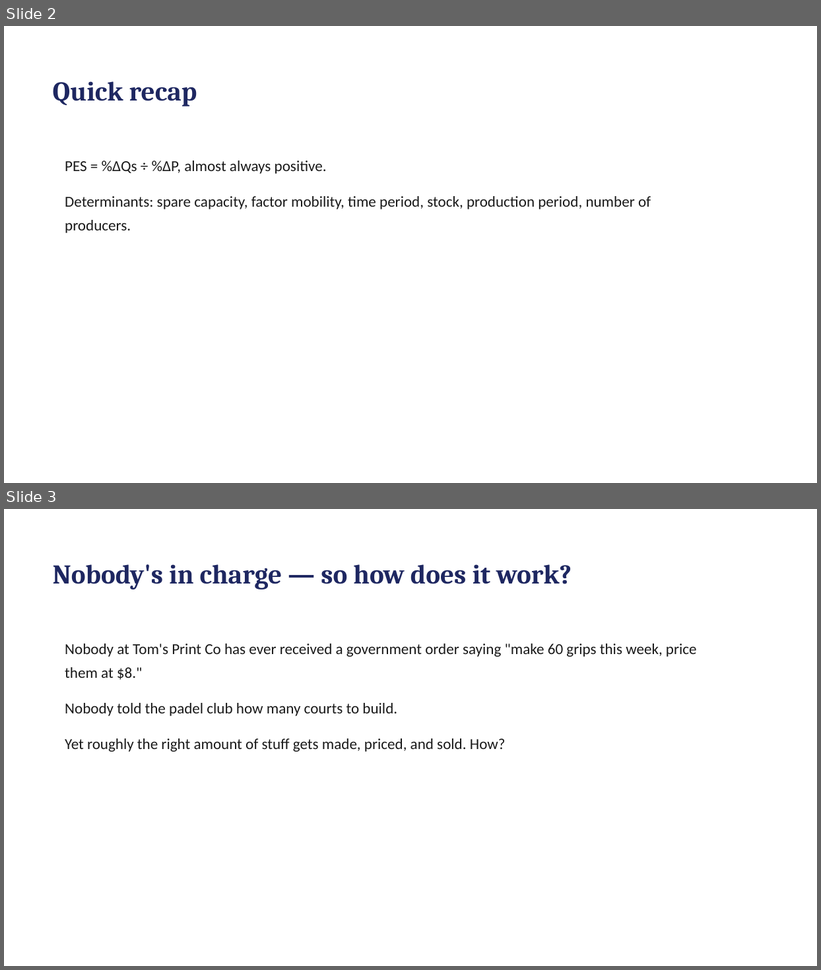
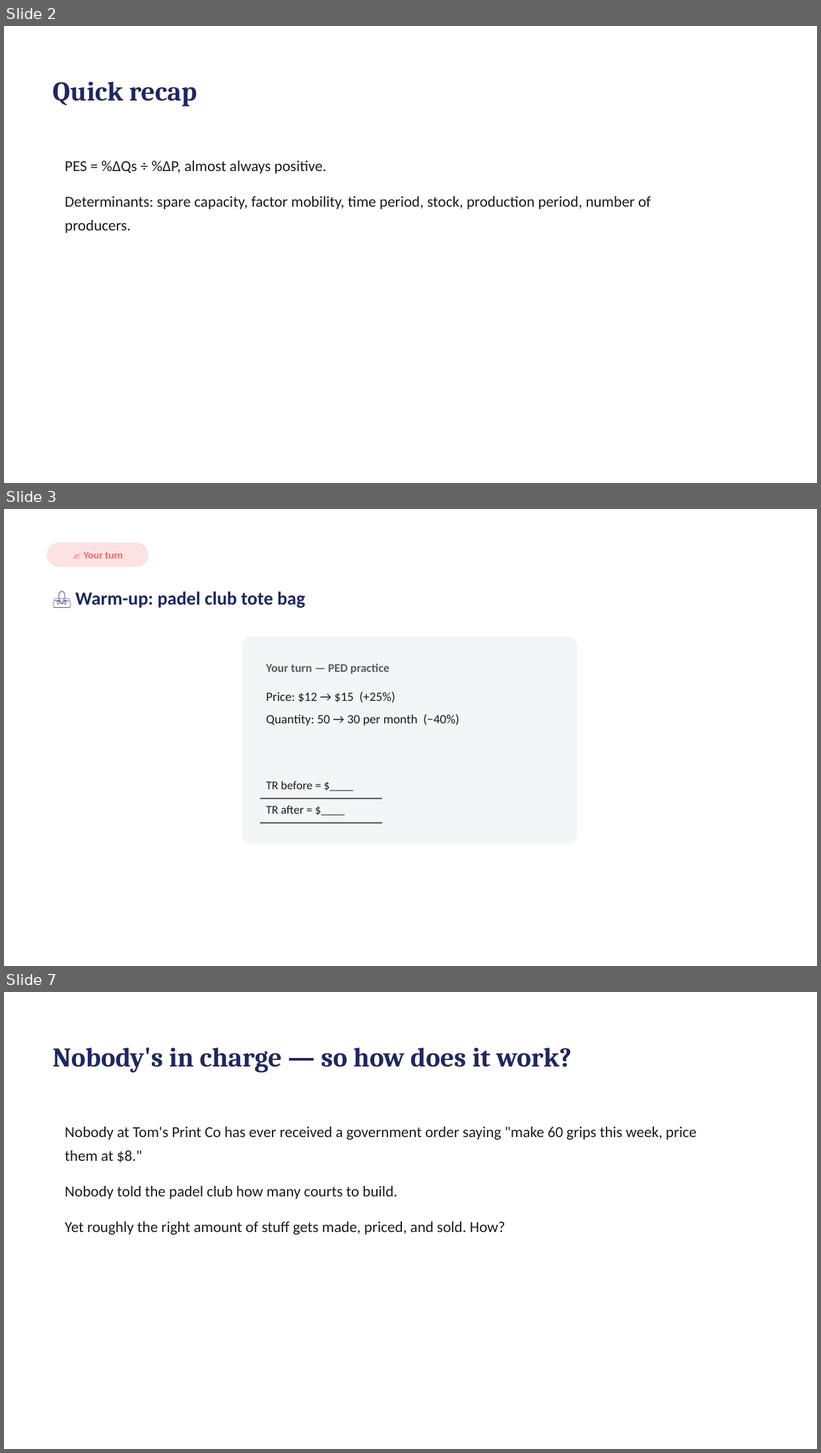
Before and after one commit to rebeccakfurness-boop/selongbayschool-teaching, a slide deck: courses/tom-economics/lessons/lesson-06/slides.pptx. Shown one above the other, each under a label of ours: slides 2 and 3 before the commit, slides 2, 3 and 7 after it; the slides between them are not shown. The pictures are 821x970 and 821x1453 pixels, drawn with LibreOffice and Linux fonts; fonts in the diff are those of the drawing. Boxes give left, top, right and bottom in pixels: in the first picture for what was removed or moved away, otherwise in the second. Text is boxed around its words. In the diff, an @@ line names an element or a change of style, - is before the commit and + after.

```diff
--- a/courses/tom-economics/lessons/lesson-06/slides.pptx
+++ b/courses/tom-economics/lessons/lesson-06/slides.pptx
@@ slide 3 added at [4,509,817,966], background #FFFFFF @@
@@ rounded rectangle added at [47,543,149,567], fill #F96167 at 18% opacity @@
@@ text added at [84,552,123,559], 12 pt, text #F96167, bold @@
+✍️ Your turn
@@ text added at [75,591,305,608], 22 pt, text #1E2761, bold @@
+👜 Warm-up: padel club tote bag
@@ rounded rectangle added at [242,637,578,844], fill #F4F5F7 @@
@@ text added at [266,663,389,674], 14 pt, text #5B5B5B, bold @@
+Your turn — PED practice
@@ text added at [266,692,459,725], 15 pt, text #1A1A1A @@
+Price: $12 → $15 (+25%)
+Quantity: 50 → 30 per month (−40%)
@@ text added at [266,781,313,789], 14 pt, text #1A1A1A @@
+TR before = $____
@@ line added from (260, 799) to (382, 799), #5B5B5B 1.5 pt @@
@@ text added at [266,805,304,814], 14 pt, text #1A1A1A @@
+TR after = $____
@@ line added from (260, 823) to (382, 823), #5B5B5B 1.5 pt @@
@@ what was slide 3 is now slide 7 @@
```
Also in this commit, not shown: 3 other slides added, 10 other files.
